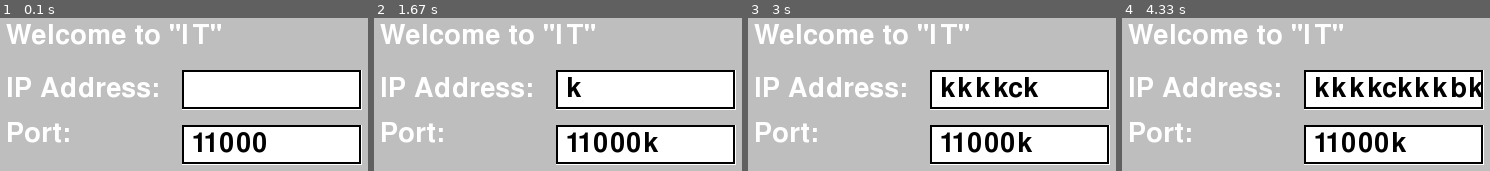
Above: before the commit, frames 1-4 (left to right).
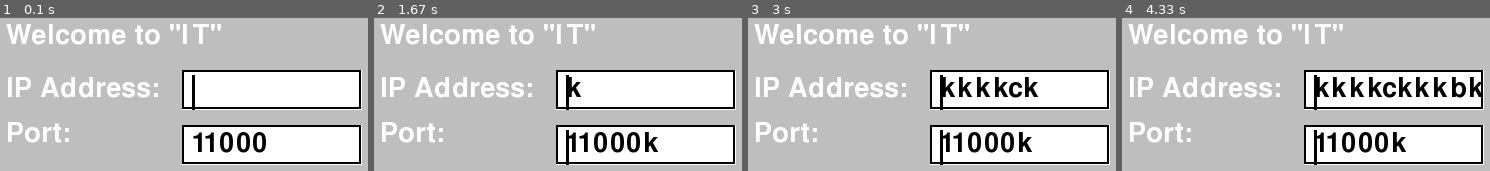
Above: after the commit, the same moments.

Repository: bhartshorn/it
Game: pygame game, started from client.py
Same seed, same stepped clock (60 frames per second), same inputs: the game is played once before the commit and once after it.
Inputs (mouse positions are in pixels of both pictures, inside the frame that each line leads up to):
- Up to frame 1 (0.1 s): no input
- Up to frame 2 (1.67 s): tap Enter at 0.33 s; tap K at 0.67, 1.55 s; hold Tab 1-1.47 s; move the mouse to (466, 94) at 1.03 s
- Up to frame 3 (3 s): move the mouse to (939, 111) at 1.92 s; tap K at 1.95, 2.25, 2.5, 2.83 s; move the mouse to (869, 31) at 2.47 s; tap C at 2.58 s; move the mouse to (1079, 77) at 2.8 s
- Up to frame 4 (4.33 s): tap K at 3.13, 3.33, 3.63 s; move the mouse to (1188, 30) at 3.3 s; tap B at 3.42 s

The runs differ from the first frame. In frame 1, 0.2% of the frame differs, in the area x 52-53%, y 37-61%; in frame 2, 0.3%, in the area x 52-53%, y 37-97%; in frame 3, 0.3%; in frame 4, 0.3%.

Commit message:
Cursor shows up again

Diff:
--- a/client.py
+++ b/client.py
@@ -286,8 +286,8 @@
     showTextBox(port_box)
 
     while True:
-        ip_entry, key = textBoxInput(ip_box)
-        port_entry, key = textBoxInput(port_box)
+        ip_entry, key = ip_box.update()
+        port_entry, key = port_box.update()
         if key == pygame.K_RETURN:
             return str(ip_entry), int(port_entry)
 
--- a/pygame_functions.py
+++ b/pygame_functions.py
@@ -128,7 +128,48 @@
         self.cursor_ms_counter = 0
 
 
-    def update(self, keyevent):
+    def update(self):
+        global keydict
+        returnVal=None
+        while True:
+            updateDisplay()
+            for event in pygame.event.get():
+                if event.type == pygame.KEYDOWN:
+                    if event.key == pygame.K_RETURN:
+                        return self.text, event.key
+                    elif event.key == pygame.K_TAB:
+                        return self.text, event.key
+                    elif event.key == pygame.K_ESCAPE:
+                        pygame.quit()
+                        sys.exit()
+                    else:
+                        self.keyPress(event)
+                elif event.type == pygame.QUIT:
+                    pygame.quit()
+                    sys.exit()
+
+            self.image.fill((255, 255, 255))
+            pygame.draw.rect(self.image, (0, 0, 0), [0, 0, self.width - 1, self.boxSize - 1], 2)
+            newSurface = self.font.render(self.text, True, self.fontColour)
+            self.image.blit(newSurface, [10, 5])
+            self.image.blit(self.cursor_surface, [10, 5])
+
+            updateDisplay()
+
+    def move(self, xpos, ypos, centre=False):
+        if centre:
+            self.rect.topleft = [xpos, ypos]
+        else:
+            self.rect.center = [xpos, ypos]
+
+    def clear(self):
+        self.image.fill((255, 255, 255))
+        pygame.draw.rect(self.image, (0, 0, 0), [0, 0, self.width - 1, self.boxSize - 1], 2)
+        newSurface = self.font.render(self.text, True, self.initialColour)
+        self.image.blit(newSurface, [10, 5])
+        updateDisplay()
+
+    def keyPress(self, keyevent):
         key = keyevent.key
         unicode = keyevent.unicode
         if key > 31 and key < 127 and (
@@ -161,26 +202,6 @@
                 else:
                     deleting = False
 
-        self.image.fill((255, 255, 255))
-        pygame.draw.rect(self.image, (0, 0, 0), [0, 0, self.width - 1, self.boxSize - 1], 2)
-        newSurface = self.font.render(self.text, True, self.fontColour)
-        self.image.blit(newSurface, [10, 5])
-        updateDisplay()
-
-    def move(self, xpos, ypos, centre=False):
-        if centre:
-            self.rect.topleft = [xpos, ypos]
-        else:
-            self.rect.center = [xpos, ypos]
-
-    def clear(self):
-        self.image.fill((255, 255, 255))
-        pygame.draw.rect(self.image, (0, 0, 0), [0, 0, self.width - 1, self.boxSize - 1], 2)
-        newSurface = self.font.render(self.text, True, self.initialColour)
-        self.image.blit(newSurface, [10, 5])
-        updateDisplay()
-
-
 class newLabel(pygame.sprite.Sprite):
     def __init__(self, text, fontSize, font, fontColour, xpos, ypos, background):
         pygame.sprite.Sprite.__init__(self)
